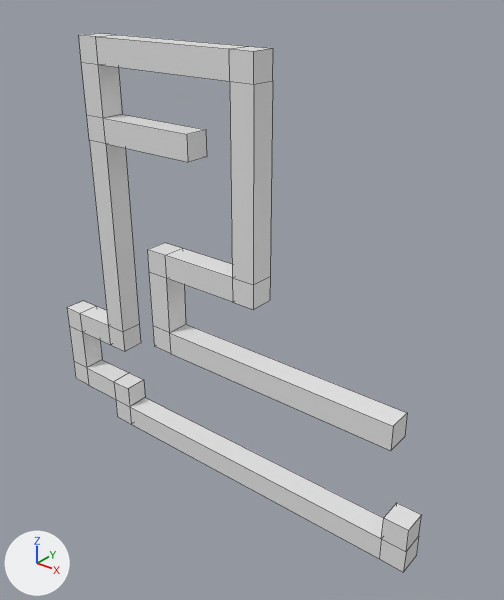
A saved change to the Blender file Assets/Levels/Editor.blend.
One viewpoint serves both versions: a 50 mm camera at (42.7, -37.0, 11.1) aimed at (11.9, 1.5, -12.8). Arrows for +X, +Y and +Z are at lower left; the lights stay in place. Mesh edges are drawn as thin lines.
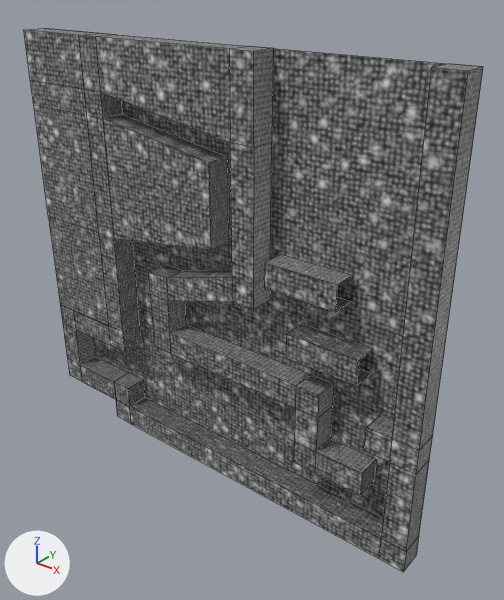
The change, as a list of edits to the scene's bpy script:
```text
Add mat_ground:
    mat_ground = bpy.data.materials.new('Ground')
    # nodes: BsdfPrincipled, MapRange, Math, Mix, OutputMaterial, TexNoise, TexVoronoi
Change me_cube_005:
    used by ob_cube_002; location = (0.0, 0.0, 0.0); rotation_euler = (1.571, 0.0, 0.0), in degrees (90, 0, 0)
    remove me_cube_005.from_pydata(...)  # 104 vertices, 102 faces; spans x -9.0..28.0, y -29.0..6.0, z -1.0..1.0
    add me_cube_005.from_pydata(...)  # 158 vertices, 121 faces; spans x -10.0..28.0, y -29.0..6.0, z -1.0..1.0
    me_cube_005 part 1
    24 vertices are removed from x -9.0..28.0, y -27.0..4.0, z -1.0..1.0
    64 faces are deleted
    10 vertices in x -9.0..-7.0, y -27.0..-19.0, z -1.0..1.0 move by (-1.0, 0.0, 0.0)
    10 vertices move from x -3.0..14.0, y -2.0..4.0, z -1.0..1.0 to x -3.0..14.0, y -10.0..2.0, z -1.0..1.0
    46 vertices are added at x -10.0..28.0, y -24.0..6.0, z -1.0..1.0
    10 new vertices lie (0.0, 0.0, -2.0) away from vertices in x -9.0..14.0, y -27.0..4.0, z 1.0
    8 new vertices lie (-7.0, 0.0, 0.0) away from vertices in x -3.0, y -19.0..6.0, z -1.0..1.0
    6 new vertices lie (0.0, 2.0, 0.0) away from vertices in x -10.0..28.0, y -20.0..0.0, z -1.0..1.0
    8 new vertices lie (6.0, 0.0, 0.0) away from vertices in x 15.0..17.0, y -15.0..-8.0, z -1.0..1.0
    83 new faces join them
    me_cube_005 part 2: 39 faces spanning x -10.0..28.0, y -29.0..6.0, z -1.0..1.0 switch from no material to mat_ground
Add me_plane:
    me_plane.from_pydata([(-10.0, -29.0, 0.0), (28.0, -29.0, 0.0), (-10.0, 6.0, 0.0), (28.0, 6.0, 0.0)], [], [(0, 1, 3, 2)])
    me_plane.materials.append(mat_ground)
Add ob_plane:
    ob_plane = bpy.data.objects.new('Plane', me_plane)
    ob_plane.location = (0.0, 1.0, 0.0)
    ob_plane.rotation_euler = (1.571, 0.0, 0.0)  # degrees (90, 0, 0)
```

Location of each change, (x1, y1, x2, y2) in pixels of the pictures (504 x 600 px; the box of a moved part takes in the faces that stretch with it):
'Cube.002', reshaped (29% wider): before (67, 33, 422, 572); after (24, 28, 483, 572)
'Plane', added: after (94, 49, 450, 518)
part 1 of me_cube_005, moved or reshaped: before (67, 49, 422, 551); after (24, 28, 483, 551)
part 2 of me_cube_005, recoloured: (67, 33, 419, 572) in both
